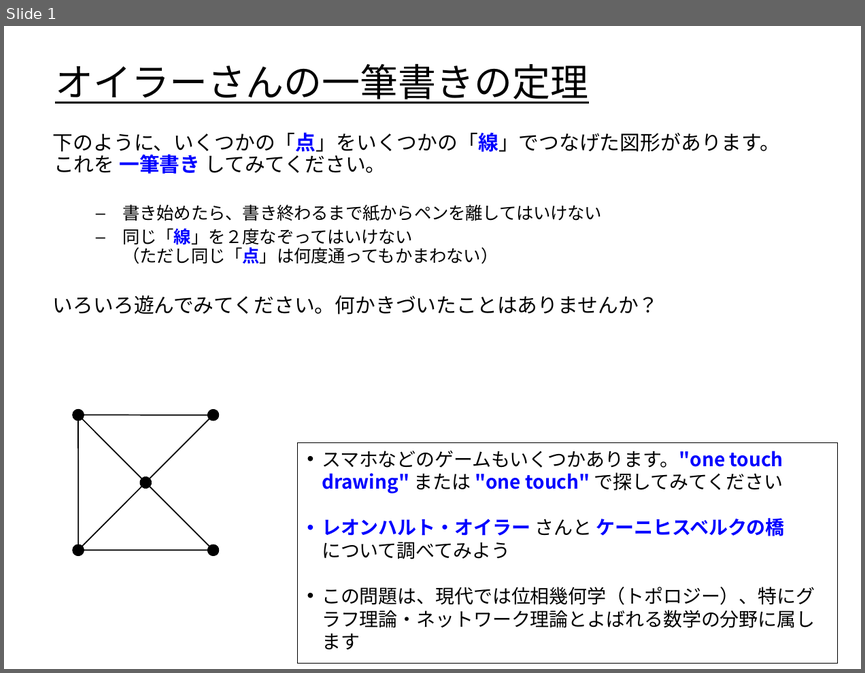
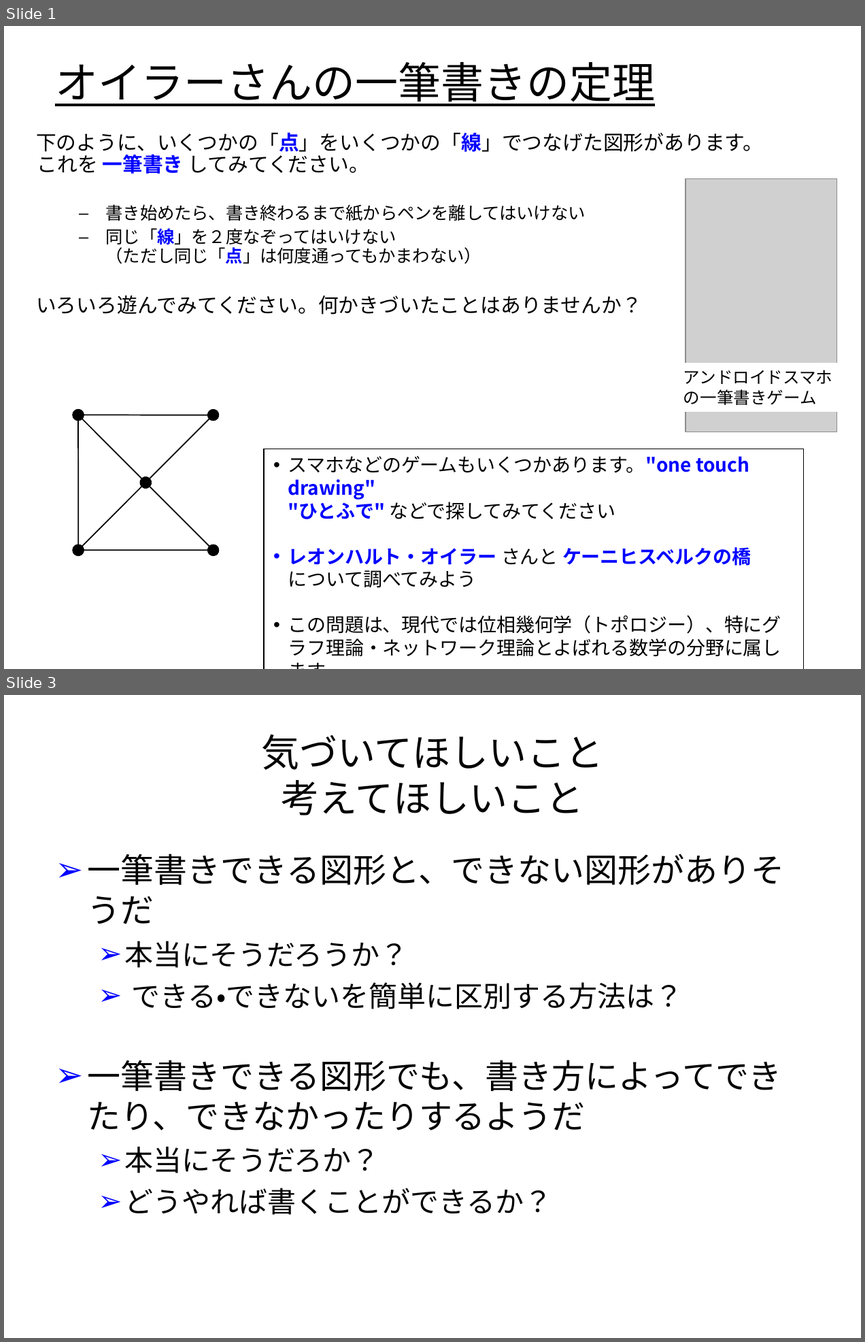
Before and after one commit to kuh96/qzz, a slide deck: one-touch.ppt. Shown one above the other, each under a label of ours: slide 1 before the commit, slides 1 and 3 after it; the slides between them are not shown. The pictures are 865x673 and 865x1342 pixels, drawn with LibreOffice and Linux fonts; fonts in the diff are those of the drawing; grey boxes stand for pictures. Boxes give left, top, right and bottom in pixels: in the first picture for what was removed or moved away, otherwise in the second. Text is boxed around its words. In the diff, an @@ line names an element or a change of style, - is before the commit and + after.

```diff
--- a/one-touch.ppt
+++ b/one-touch.ppt
@@ slide 3 added at (4,695,861,1338), background #FFFFFF @@
@@ title added at (261,734,603,815), 32 pt, text #000000 @@
+気づいてほしいこと
+考えてほしいこと
@@ text added at (88,853,785,1215), 28 pt, text #000000 @@
+➢ 一筆書きできる図形と、できない図形がありそうだ
+  ➢ 本当にそうだろうか？
+  ➢ できる・できないを簡単に区別する方法は？
+➢ 一筆書きできる図形でも、書き方によってできたり、できなかったりするようだ
+  ➢ 本当にそうだろか？
+  ➢ どうやれば書くことができるか？
@@ slide 1 changed as well @@
@@ title "オイラーさんの一筆書きの定理" at (55,62,655,106): size 32 to 36 pt @@
@@ text "下のように、いくつかの「点」をいくつかの「線」でつなげた図形があります。 これを 一筆書き してみてください。": place and size @@
-text "下のように、いくつかの「点」をいくつかの「線」でつなげた図形があります。 これを 一筆書き してみてください。" at (53,132,780,314)
+text "下のように、いくつかの「点」をいくつかの「線」でつなげた図形があります。 これを 一筆書き してみてください。" at (36,132,763,314)
@@ picture added at (685,178,837,431) @@
@@ rectangle added at (675,363,842,412), fill #FFFFFF, 14 pt, text #000000 @@
+アンドロイドスマホ
+の一筆書きゲーム
@@ rectangle "スマホなどのゲームもいくつかあります。"one touch drawing" "ひとふで" などで探してみてください": place and size @@
-rectangle "スマホなどのゲームもいくつかあります。"one touch drawing" "ひとふで" などで探してみてください" at (298,442,838,662)
+rectangle "スマホなどのゲームもいくつかあります。"one touch drawing" "ひとふで" などで探してみてください" at (264,448,804,669)
@@ text in rectangle at (288,456,749,520): text changed @@
-• スマホなどのゲームもいくつかあります。"one touch drawing" または "one touch" で探してみてください
+• スマホなどのゲームもいくつかあります。"one touch drawing"
+  "ひとふで" などで探してみてください
```
Also in this commit, not shown: 1 other slide changed, 4 other slides added, 7 other files.
